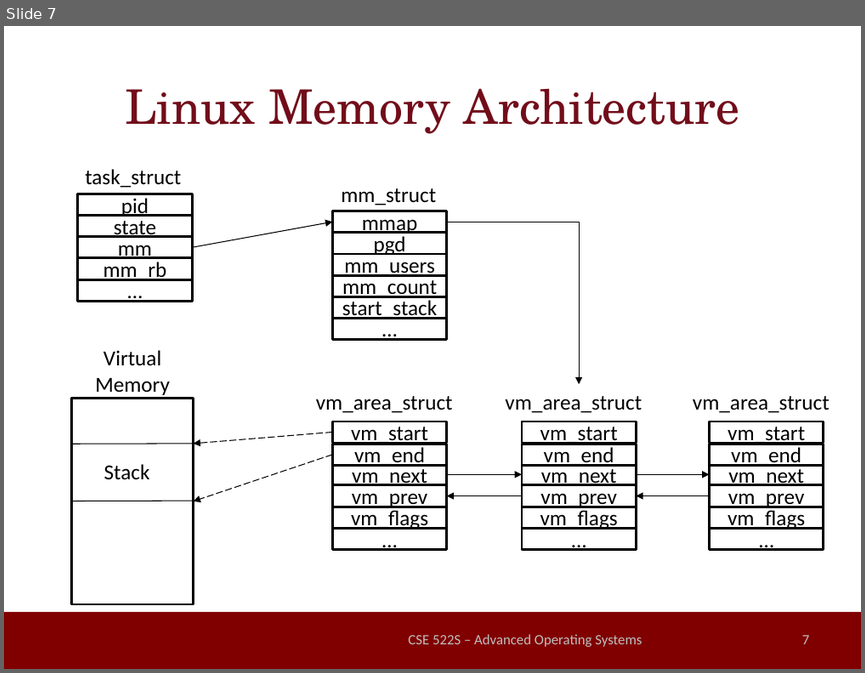
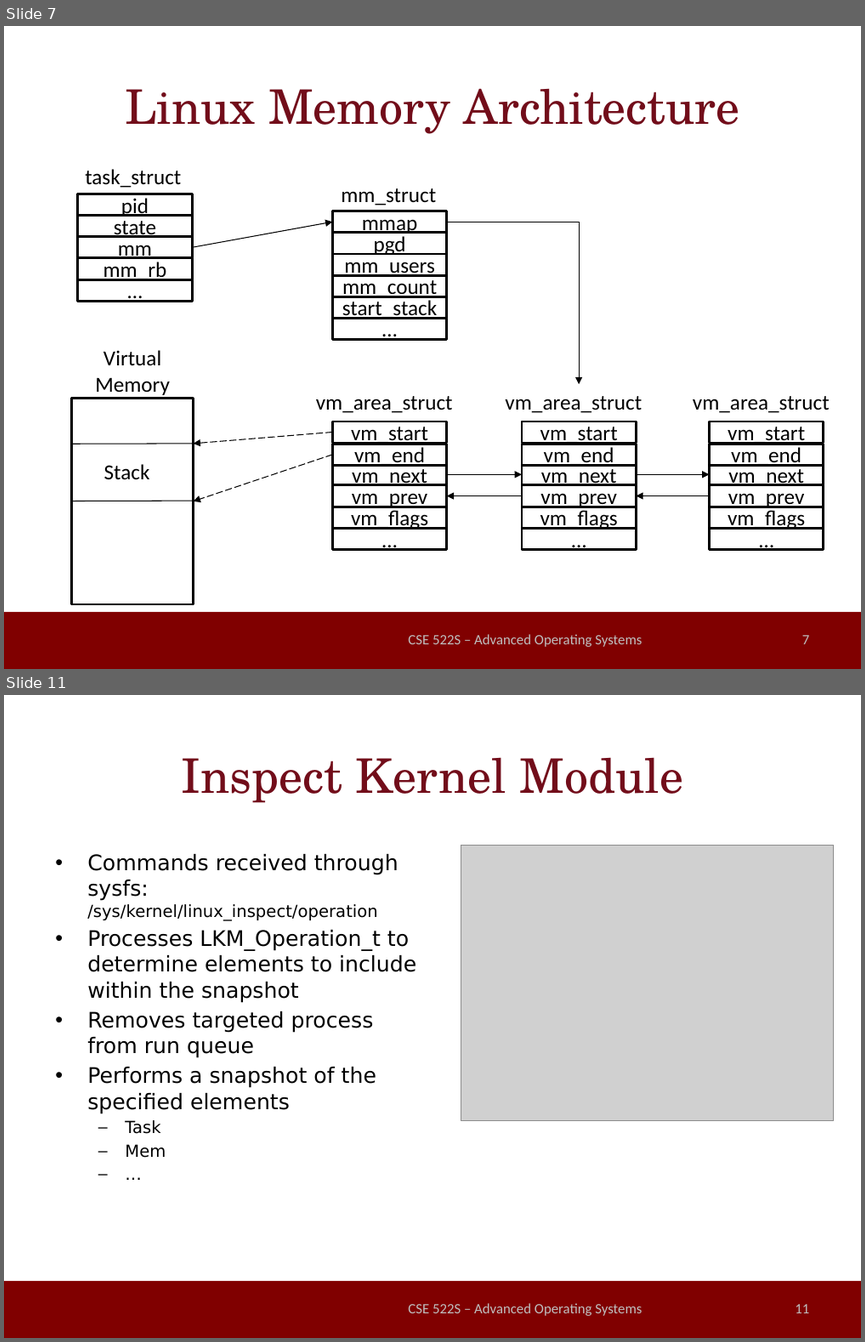
Before and after one commit to millerrt3/LinuxSuspendable, a slide deck: final_presentation.pptx. Shown one above the other, each under a label of ours: slide 7 before the commit, slides 7 and 11 after it; the slides between them are not shown. The pictures are 865x673 and 865x1342 pixels, drawn with LibreOffice and Linux fonts; fonts in the diff are those of the drawing; grey boxes stand for pictures; background and template pictures are left out. Boxes give left, top, right and bottom in pixels: in the first picture for what was removed or moved away, otherwise in the second. Text is boxed around its words. In the diff, an @@ line names an element or a change of style, - is before the commit and + after.

```diff
--- a/final_presentation.pptx
+++ b/final_presentation.pptx
@@ slide 11 added at <box>4,695,861,1338</box>, background #FFFFFF; not listed: 1 template element that a slide beside it also shows @@
@@ title added at <box>182,757,683,803</box>, 40 pt, text #720D1A @@
+Inspect Kernel Module
@@ picture added at <box>460,845,834,1120</box> @@
@@ text added at <box>87,854,416,1157</box>, 18 pt, text #000000 @@
+• Commands received through sysfs: /sys/kernel/linux_inspect/operation
+• Processes LKM_Operation_t to determine elements to include within the snapshot
+• Removes targeted process from run queue
+• Performs a snapshot of the specified elements
+  – Task
+  – Mem
+  – …
@@ text added at <box>408,1303,642,1315</box>, 12 pt, text #BFBFBF @@
+CSE 522S – Advanced Operating Systems
@@ page number added at <box>794,1304,809,1313</box>, 12 pt, text #BFBFBF @@
+11
```
Also in this commit, not shown: 8 slides changed, 3 other slides added, 1 other file.
